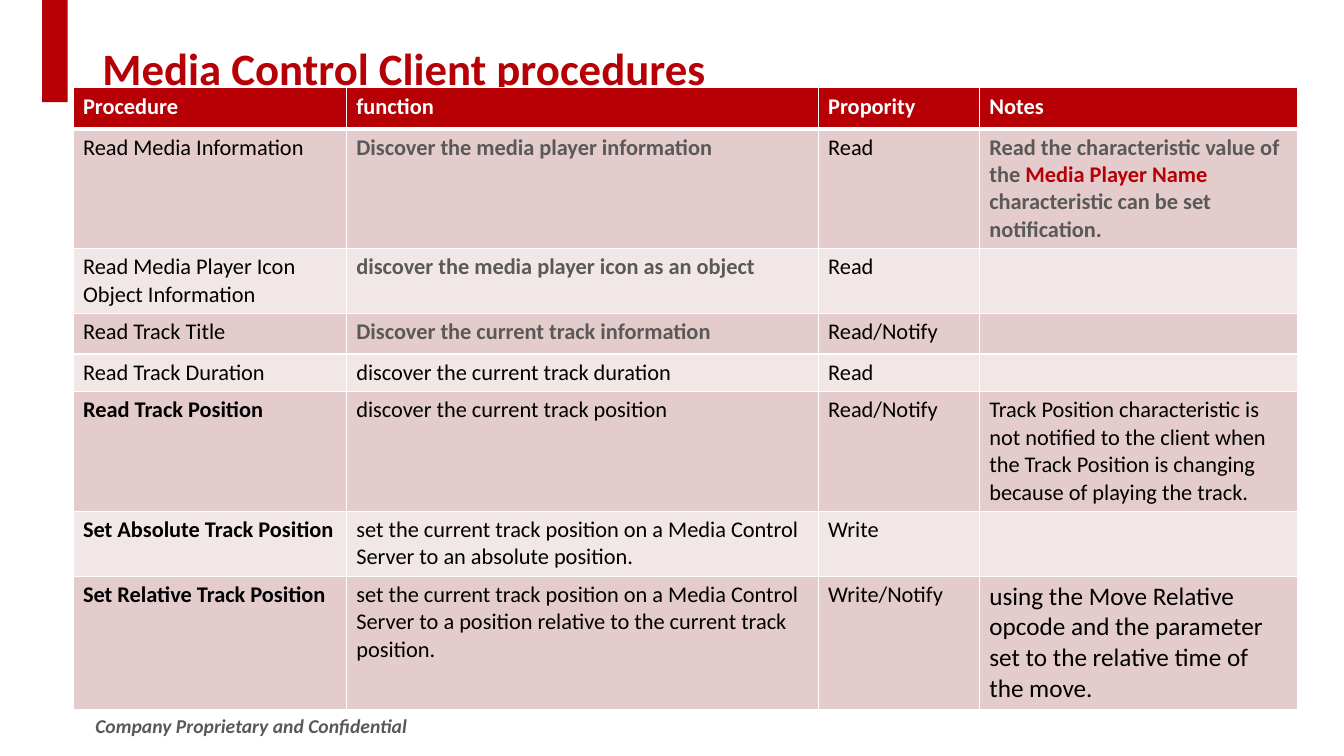
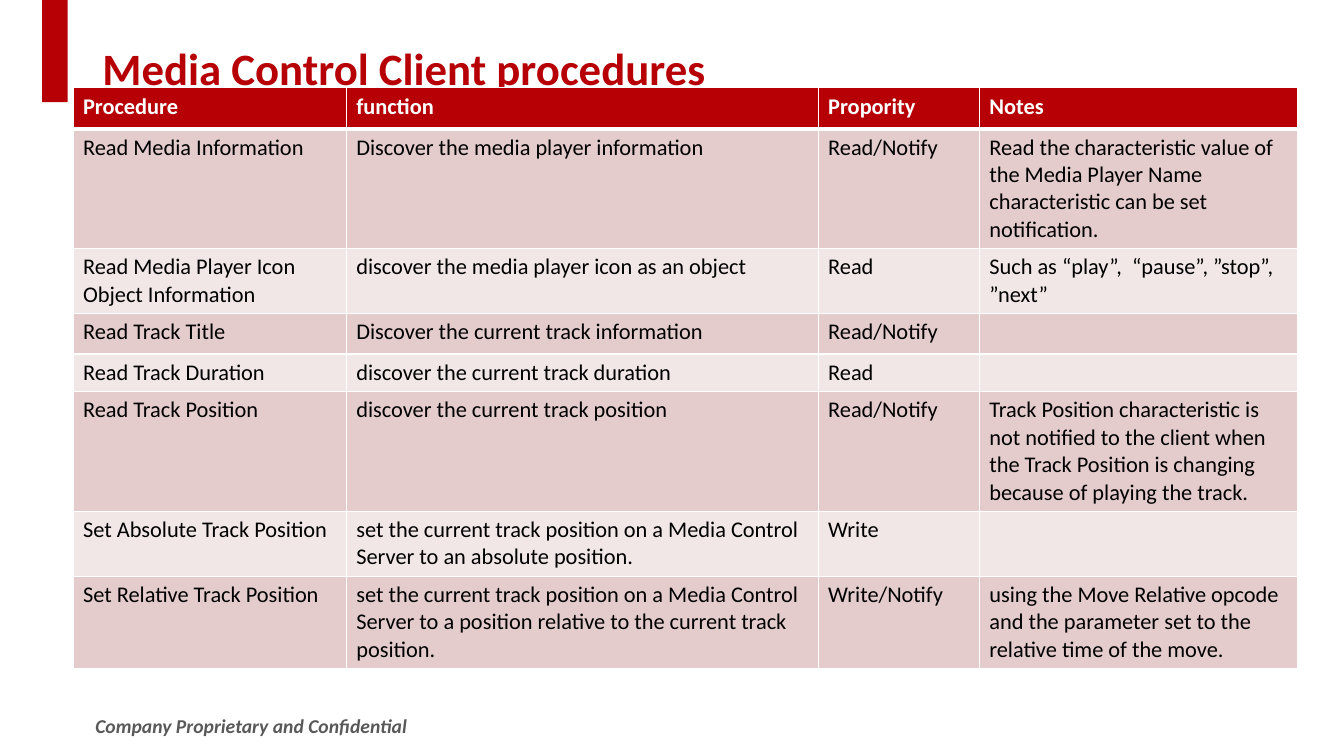
Before and after one commit to SWJTUjch/obsidian, a slide deck: slide 5 of Bluetooth/LE Audio/MCP/LE_Audio_MCP_sharing.pptx. Drawn at 1344x756 pixels with LibreOffice and Linux fonts; fonts in the diff are those of the drawing; background and template pictures are left out. Boxes give left, top, right and bottom in pixels: in the first picture for what was removed or moved away, otherwise in the second. Text is boxed around its words. In the diff, an @@ line names an element or a change of style, - is before the commit and + after.

```diff
--- a/Bluetooth/LE Audio/MCP/LE_Audio_MCP_sharing.pptx
+++ b/Bluetooth/LE Audio/MCP/LE_Audio_MCP_sharing.pptx
@@ table at (73,88,1298,665) @@
-row 2, column 3: Read
+row 2, column 3: Read/Notify
-row 3, column 4: 
+row 3, column 4: Such as “play”, “pause”, ”stop”, ”next”
@@ text colour #595959 to #000000 in "Discover the media player information", "Read the characteristic value of the characteristic ...", "discover the media player icon as an ...", "Discover the current track information" @@
@@ bold off in "Discover the media player information", "Read the characteristic value of the Media ...", "discover the media player icon as an ...", "Discover the current track information" and 3 more places @@
@@ text colour #B60005 to #000000 in "Media Player Name" @@
@@ size 18 to 16 pt in "using the Move Relative opcode and the ..." @@
```
Also in this commit, not shown: 5 other slides changed, 4 slides added, 15 slides removed, 19 other files.
